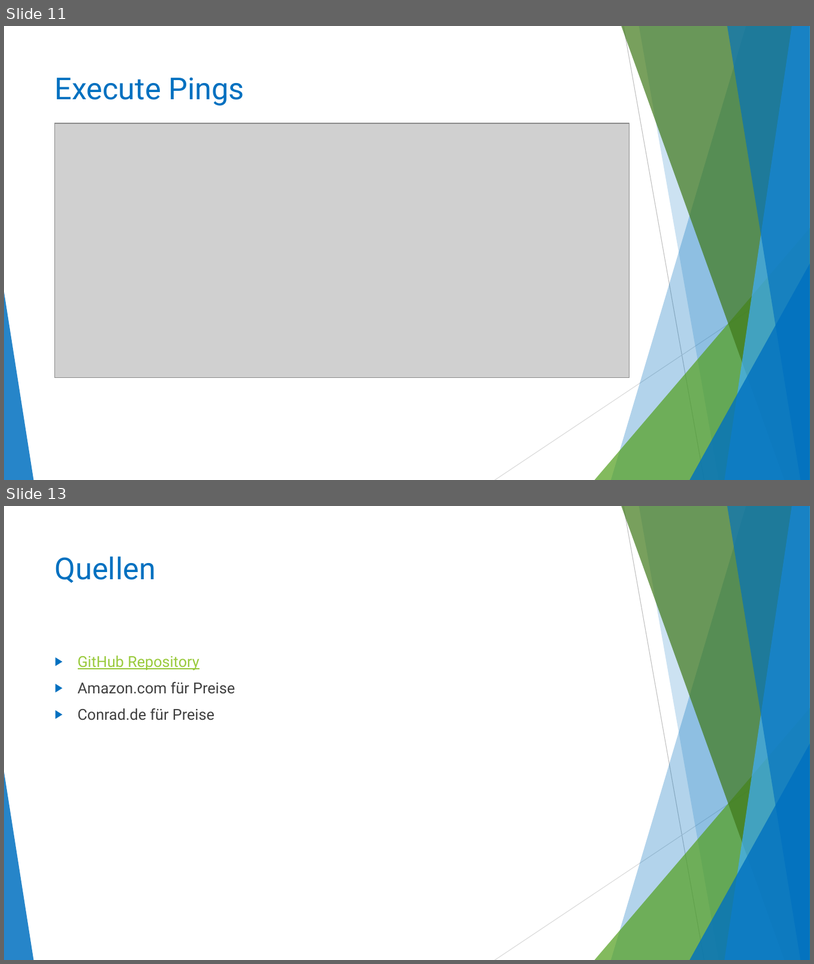
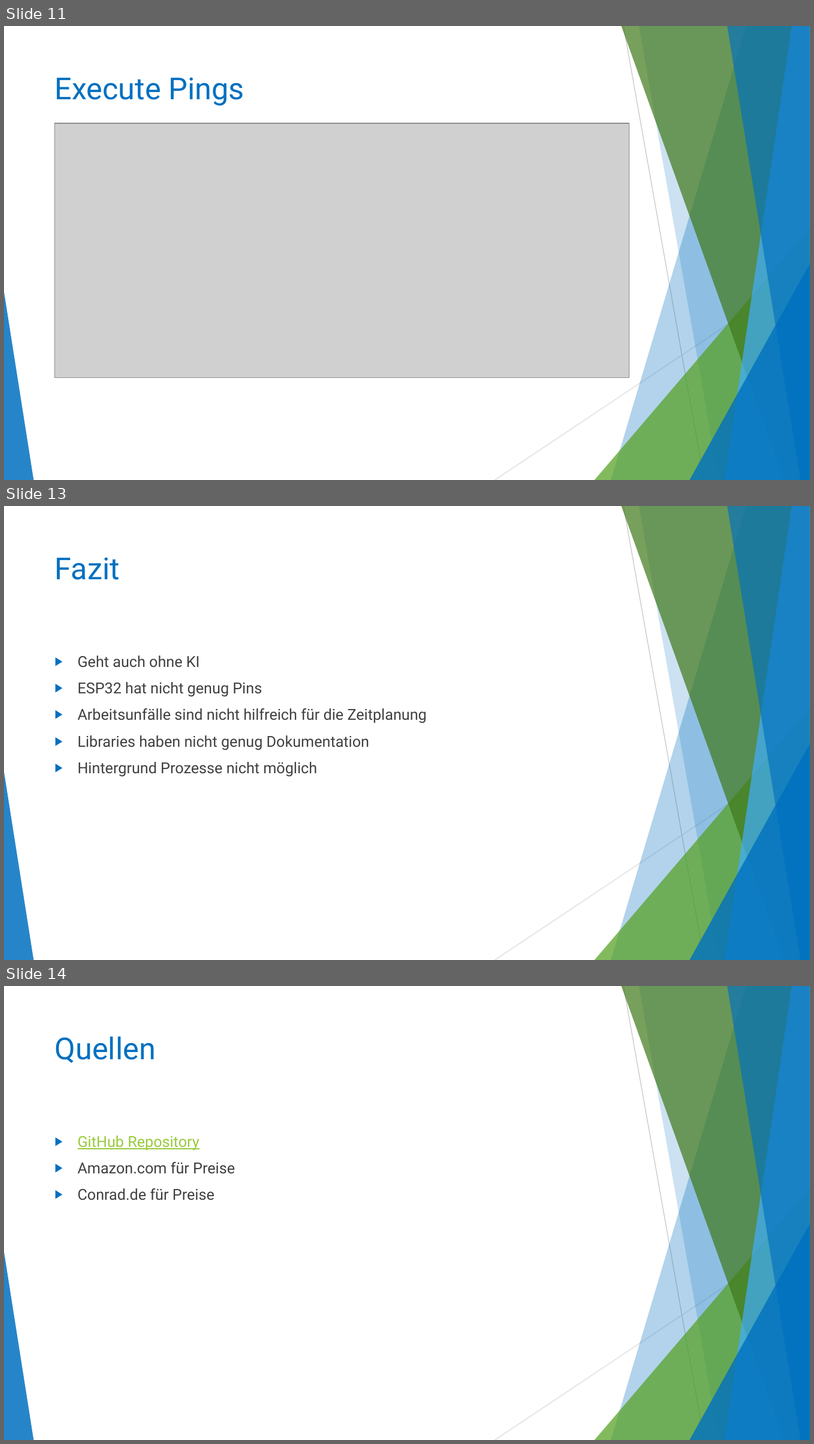
Before and after one commit to dariorthan/ESP32_NetworkFaultTester, a slide deck: CodeDoku/NetworkFaultTester_CodeOverview.pptx. Shown one above the other, each under a label of ours: slides 11 and 13 before the commit, slides 11, 13 and 14 after it; the slides between them are not shown. The pictures are 814x964 and 814x1444 pixels, drawn with LibreOffice and Linux fonts; fonts in the diff are those of the drawing; grey boxes stand for pictures. Boxes give left, top, right and bottom in pixels: in the first picture for what was removed or moved away, otherwise in the second. Text is boxed around its words. In the diff, an @@ line names an element or a change of style, - is before the commit and + after.

```diff
--- a/CodeDoku/NetworkFaultTester_CodeOverview.pptx
+++ b/CodeDoku/NetworkFaultTester_CodeOverview.pptx
@@ slide 13 added at [4, 506, 810, 960], background #FFFFFF; not listed: 10 template elements that a slide beside it also shows @@
@@ title added at [55, 557, 120, 580], 36 pt, text #0070C0 @@
+Fazit
@@ text added at [78, 655, 427, 777], 18 pt, text #404040 @@
+▶ Geht auch ohne KI
+▶ ESP32 hat nicht genug Pins
+▶ Arbeitsunfälle sind nicht hilfreich für die Zeitplanung
+▶ Libraries haben nicht genug Dokumentation
+▶ Hintergrund Prozesse nicht möglich
@@ what was slide 13 is now slide 14 @@
```
Also in this commit, not shown: 4 slides changed.
